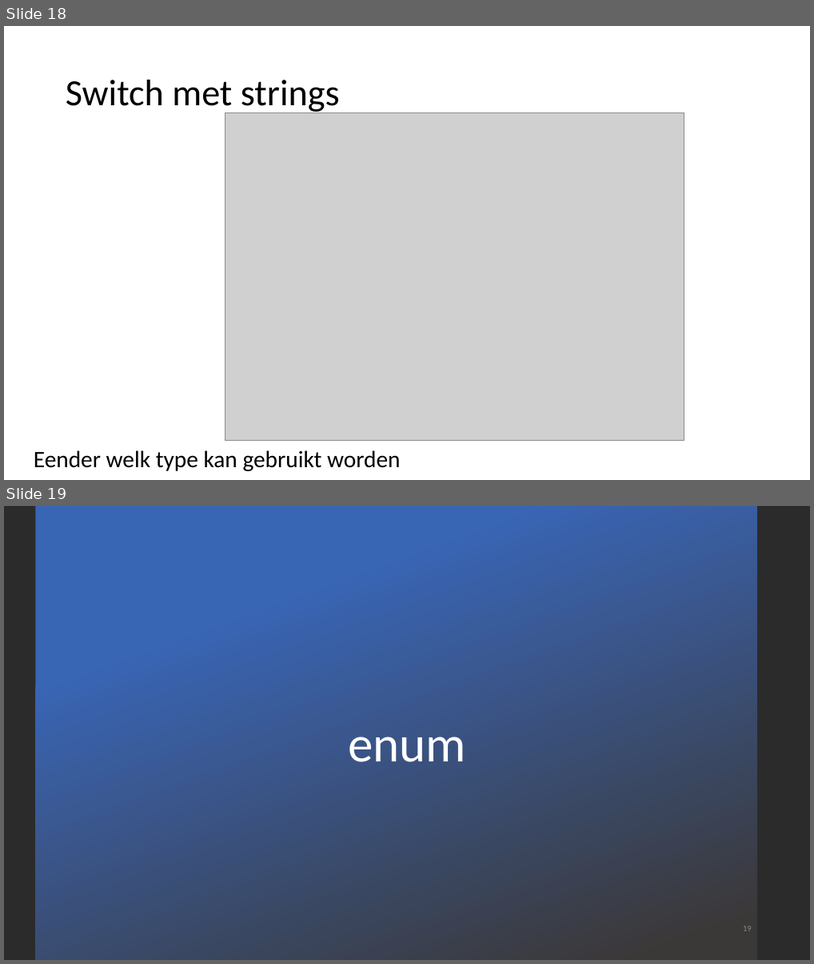
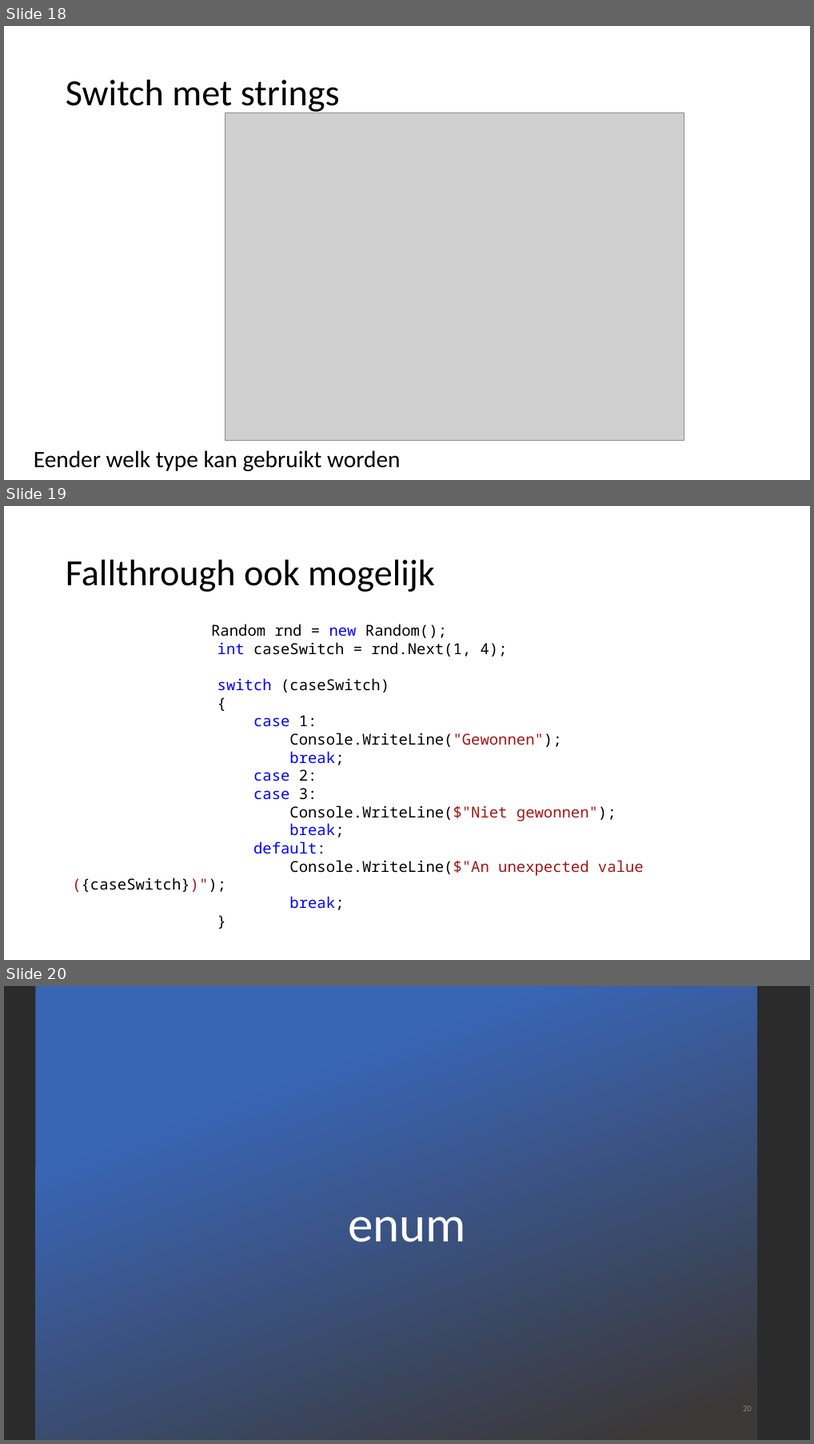
Before and after one commit to v-nys/cursusprogrammeren, a slide deck: _SLIDES/DEEL1/H4/32_beslissingen deel 2_switch_enum.pptx. Shown one above the other, each under a label of ours: slides 18 and 19 before the commit, slides 18, 19 and 20 after it. The pictures are 814x964 and 814x1444 pixels, drawn with LibreOffice and Linux fonts; fonts in the diff are those of the drawing; grey boxes stand for pictures; background and template pictures are left out; a plain dark background stands for a picture behind light text. Boxes give left, top, right and bottom in pixels: in the first picture for what was removed or moved away, otherwise in the second. Text is boxed around its words. In the diff, an @@ line names an element or a change of style, - is before the commit and + after.

```diff
--- a/_SLIDES/DEEL1/H4/32_beslissingen deel 2_switch_enum.pptx
+++ b/_SLIDES/DEEL1/H4/32_beslissingen deel 2_switch_enum.pptx
@@ slide 19 added at (4, 506, 810, 960), background #FFFFFF @@
@@ title added at (66, 560, 435, 592), 44 pt, text #000000 @@
+Fallthrough ook mogelijk
@@ text added at (72, 624, 644, 910), 18 pt, text #000000 @@
+Random rnd = new Random();
+int caseSwitch = rnd.Next(1, 4);
+switch (caseSwitch)
+{
+case 1:
+Console.WriteLine("Gewonnen");
+break;
+case 2:
+case 3:
+Console.WriteLine($"Niet gewonnen");
+break;
+default:
+Console.WriteLine($"An unexpected value ({caseSwitch})");
+break;
+}
@@ what was slide 19 is now slide 20 @@
```
Also in this commit, not shown: 1 slide changed, 1 other file.
